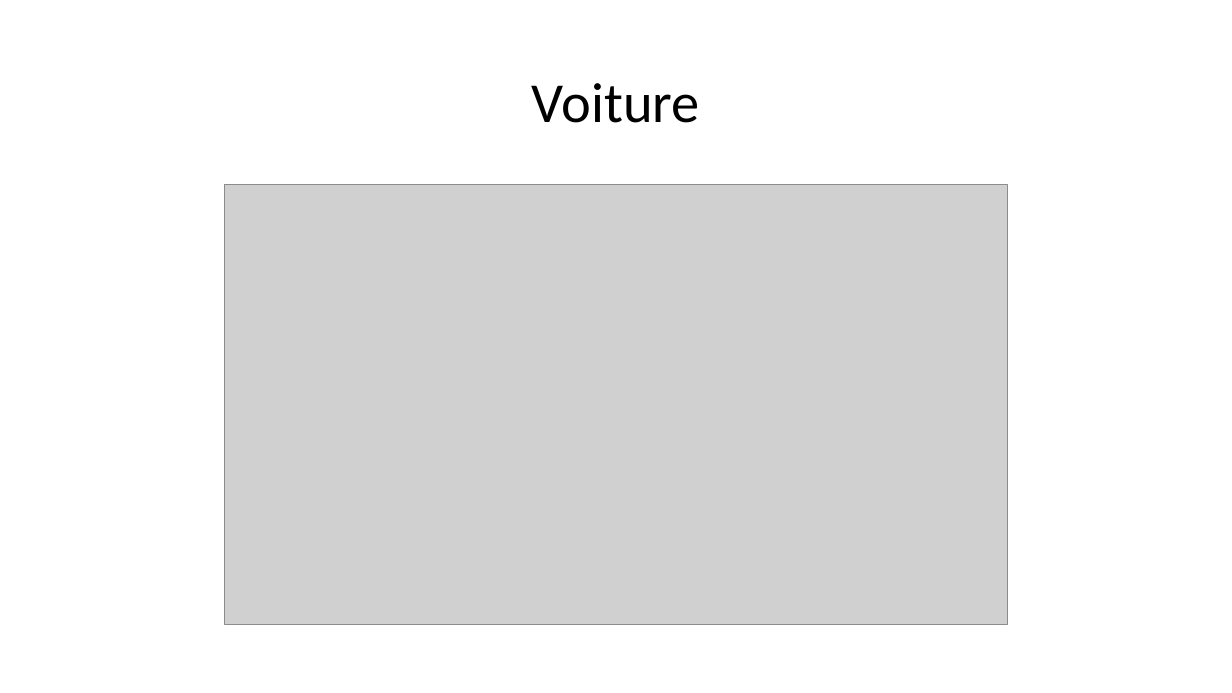
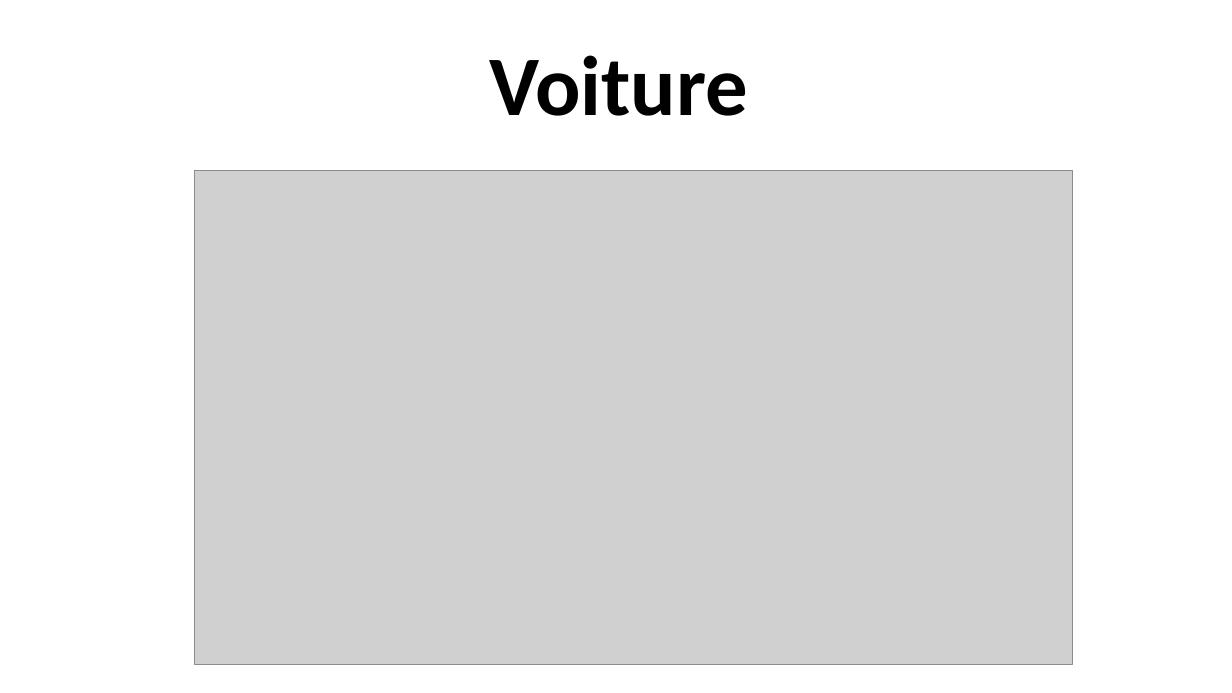
Before and after one commit to amirouche-test/cours, a slide deck: slide 2 of 3 am/2 العروض التقديمية/1 تصميم عرض تقديمي/cours 9/exemple.pptx. Drawn at 1232x693 pixels with LibreOffice and Linux fonts; fonts in the diff are those of the drawing; grey boxes stand for pictures. Boxes give left, top, right and bottom in pixels: in the first picture for what was removed or moved away, otherwise in the second. Text is boxed around its words. In the diff, an @@ line names an element or a change of style, - is before the commit and + after.

```diff
--- a/3 am/2 العروض التقديمية/1 تصميم عرض تقديمي/cours 9/exemple.pptx
+++ b/3 am/2 العروض التقديمية/1 تصميم عرض تقديمي/cours 9/exemple.pptx
@@ title "Voiture": place and size @@
-title "Voiture" at [532,83,700,123]
+title "Voiture" at [489,55,748,116]
@@ title "Voiture" at [489,55,748,116]: size 44 to 66 pt, bold on @@
@@ picture: place and size @@
-picture at [225,185,1007,625]
+picture at [195,171,1073,665]
```
Also in this commit, not shown: 4 other slides changed, 24 other files.
